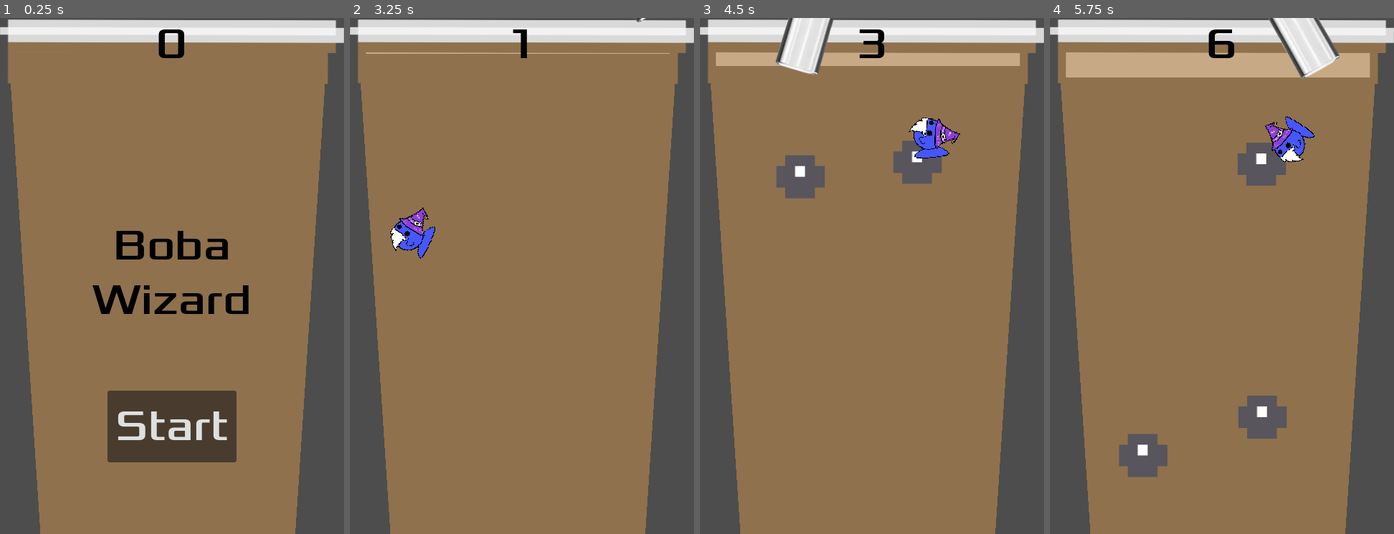
Above: before the commit, frames 1-4 (left to right).
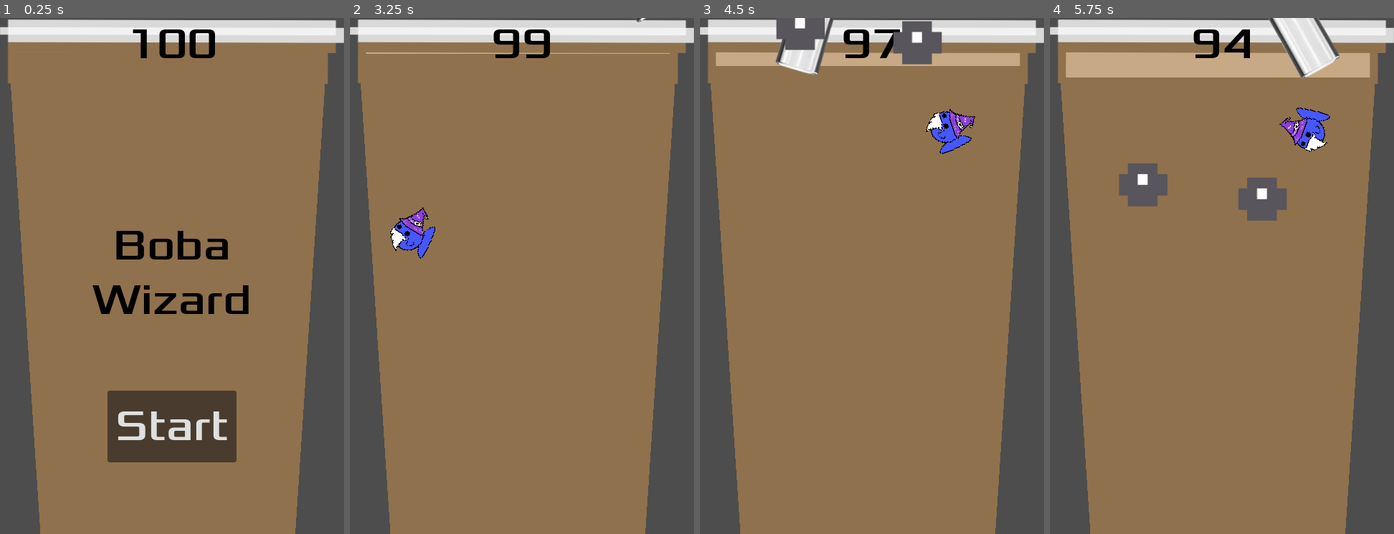
Above: after the commit, the same moments.

Repository: PaulThomasRowe/boba-tea-wizardry
Game: Godot game, scene res://main.tscn
Two runs of this game, one before a commit and one after it. Both use one fixed random seed, a clock stepped at 60 frames per second and the inputs below. This scene is started directly instead of the project's main scene. Sound files missing from this copy of the repository are replaced by a short silence.
Inputs (mouse positions are in pixels of both pictures, inside the frame that each line leads up to):
- Up to frame 1 (0.25 s): no input
- Up to frame 2 (3.25 s): click "Start" at 0.5 s; tap Enter (start_game) at 1.25 s; move the mouse to (597, 250) at 1.27 s; hold D (move_right) 1.28-2.03 s; hold Enter (start_game) 1.28-2.03 s; click (597, 250) at 1.42 s; move the mouse to (453, 301) at 2.02 s; hold S (move_down) 2.03-2.78 s; tap F (test_immunity) at 2.1 s; move the mouse to (556, 162) at 2.77 s; hold D (move_right) from 2.78 s (still down); tap G (test_speed) at 2.85 s
- Up to frame 3 (4.5 s): move the mouse to (854, 379) at 3.52 s; release D (move_right) at 3.53 s; hold W (move_up) 3.53-4.28 s; tap Enter (start_game) at 3.6 s; click (854, 379) at 3.67 s; move the mouse to (975, 353) at 4.27 s; hold A (move_left) from 4.28 s (still down); tap F (test_immunity) at 4.35 s
- Up to frame 4 (5.75 s): keep holding A (move_left); move the mouse to (1118, 198) at 5.02 s; tap G (test_speed) at 5.1 s

The runs differ from the first frame. In frame 1, 0.4% of the frame differs, in the area x 38-63%, y 2-8%; in frame 2, 0.6%; in frame 3, 4.9%; in frame 4, 6.1%, in the area x 20-82%, y 2-89%.

Commit message:
fix: make score reverted from 100 to 0

Diff:
--- a/falling_boba.gd
+++ b/falling_boba.gd
@@ -2,8 +2,8 @@
 
 extends RigidBody2D
 
-@export var min_fall_speed: float = 100  # Increased from 0.001
-@export var max_fall_speed: float = 200  # Increased from 0.1
+@export var min_fall_speed: float = 0.001
+@export var max_fall_speed: float = 0.1
 var left_boundary: float
 var right_boundary: float
 
--- a/hud.gd
+++ b/hud.gd
@@ -3,6 +3,9 @@
 signal start_game
 
 var tween: Tween
+
+const NORMAL_COLOR = Color(0, 0, 0)
+const WARNING_COLOR = Color(1, 0, 0)
 
 func show_message(text):
 	$MessageLabel.text = text
@@ -15,6 +18,10 @@
 
 func update_score(score):
 	$ScoreLabel.text = str(score)
+	if score <= 10:
+		$ScoreLabel.add_theme_color_override("font_color", WARNING_COLOR)
+	else:
+		$ScoreLabel.add_theme_color_override("font_color", NORMAL_COLOR)
 
 func update_milk_tea_level(percentage: float):
 	if tween:
--- a/main.gd
+++ b/main.gd
@@ -2,8 +2,8 @@
 
 @export var mob_scene: PackedScene
 @export var straw_scene: PackedScene
-@export var min_spawn_interval: float = 0.5  # Reduced from 3
-@export var max_spawn_interval: float = 2.0  # Reduced from 7.0
+@export var min_spawn_interval: float = 1.0  # Reduced from 3
+@export var max_spawn_interval: float = 4.0  # Reduced from 7.0
 @export var spawn_margin: float = 50.0
 var falling_boba_scene = preload("res://falling_boba.tscn")
 var score
@@ -16,6 +16,7 @@
 
 
 func _ready():
+	$HUD.update_score(100)
 	$ScoreTimer.wait_time = 0.5  # Update every half second instead of every second
 	update_milk_tea_boundaries()
 
@@ -35,7 +36,8 @@
 
 func new_game():
 	get_tree().call_group(&"mobs", &"queue_free")
-	score = 0
+	score = 100
+	$HUD.update_score(score)
 	milk_tea_level = 1.0
 
 	# Place the player in the start position and pass the boundaries
@@ -152,7 +154,7 @@
 	add_child(mob)"""
 
 func _on_ScoreTimer_timeout():
-	score += 1
+	score -= 1
 	$HUD.update_score(score)
 	milk_tea_level -= 0.01  # Decrease by 1% each time
 	milk_tea_level = max(milk_tea_level, 0)  # Ensure it doesn't go below 0
@@ -160,7 +162,7 @@
 	update_milk_tea_boundaries()
 	update_boba_positions()
 	update_player_boundaries()
-	if milk_tea_level <= 0:
+	if score <= 0 or milk_tea_level <= 0:
 		game_over()
 
 func _on_StartTimer_timeout():
Not shown: 1 places in falling_boba.tscn that only renumber resources
Not shown: 1 places in main.tscn that only renumber resources
